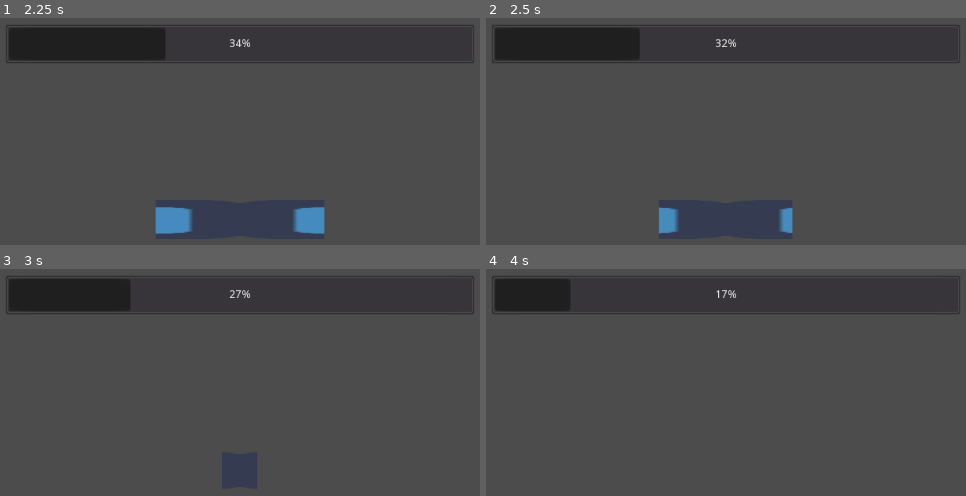
Above: before the commit, frames 1-4 (two rows, left to right).
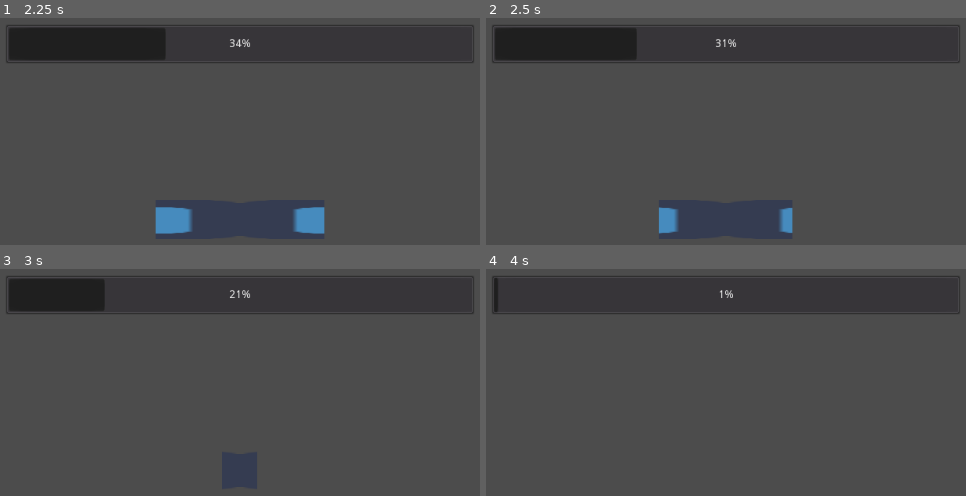
Above: after the commit, the same moments.

Repository: chris-janidlo/mini-jam-114
Game: Godot game, scene res://levels/Main.tscn
Two runs of this game, one before a commit and one after it. Both use one fixed random seed, a clock stepped at 60 frames per second and the inputs below. The project has no main scene, so this scene is started directly. The engine's default icon, where the game draws it, is replaced by a stand-in: a white triangle on a blue panel in a dark square.
Inputs:
- Up to frame 1 (2.25 s): no input
- Up to frame 2 (2.5 s): no input
- Up to frame 3 (3 s): no input
- Up to frame 4 (4 s): no input

Frame 1 is identical in both runs. In frame 2, less than 0.1% of the frame differs, in the area x 31-51%, y 5-18%; in frame 3, 0.7%; in frame 4, 2.0%, in the area x 1-53%, y 3-19%.

Commit message:
Values tweaks

Diff:
--- a/Beam Manager.tscn
+++ b/Beam Manager.tscn
@@ -1,7 +1,17 @@
-[gd_scene load_steps=11 format=2]
+[gd_scene load_steps=13 format=2]
 
 [ext_resource path="res://Beam Manager.gd" type="Script" id=1]
 [ext_resource path="res://Beam Power Spec.gd" type="Script" id=2]
+
+[sub_resource type="Resource" id=9]
+script = ExtResource( 2 )
+max_position = 0.0
+power = -50.0
+
+[sub_resource type="Resource" id=10]
+script = ExtResource( 2 )
+max_position = 20.0
+power = -20.0
 
 [sub_resource type="Resource" id=1]
 resource_local_to_scene = true
@@ -46,11 +56,11 @@
 
 [node name="Beam Manager" type="Node2D"]
 script = ExtResource( 1 )
-meter_push_increase_amount = 1.0
+meter_push_increase_amount = 5.0
 meter_decrease_acceleration = 10.0
 overexert_stun_time = 3.0
-overexert_stun_meter_penalty = 75.0
-power_by_meter_position = [ SubResource( 1 ), SubResource( 2 ), SubResource( 4 ), SubResource( 5 ), SubResource( 6 ), SubResource( 7 ), SubResource( 3 ) ]
+overexert_stun_meter_penalty = 60.0
+power_by_meter_position = [ SubResource( 9 ), SubResource( 10 ), SubResource( 1 ), SubResource( 2 ), SubResource( 4 ), SubResource( 5 ), SubResource( 6 ), SubResource( 7 ), SubResource( 3 ) ]
 fluctuation_amount_by_power = SubResource( 8 )
 max_fluctuation = 20.0
 input_action_prefix = "push_"
